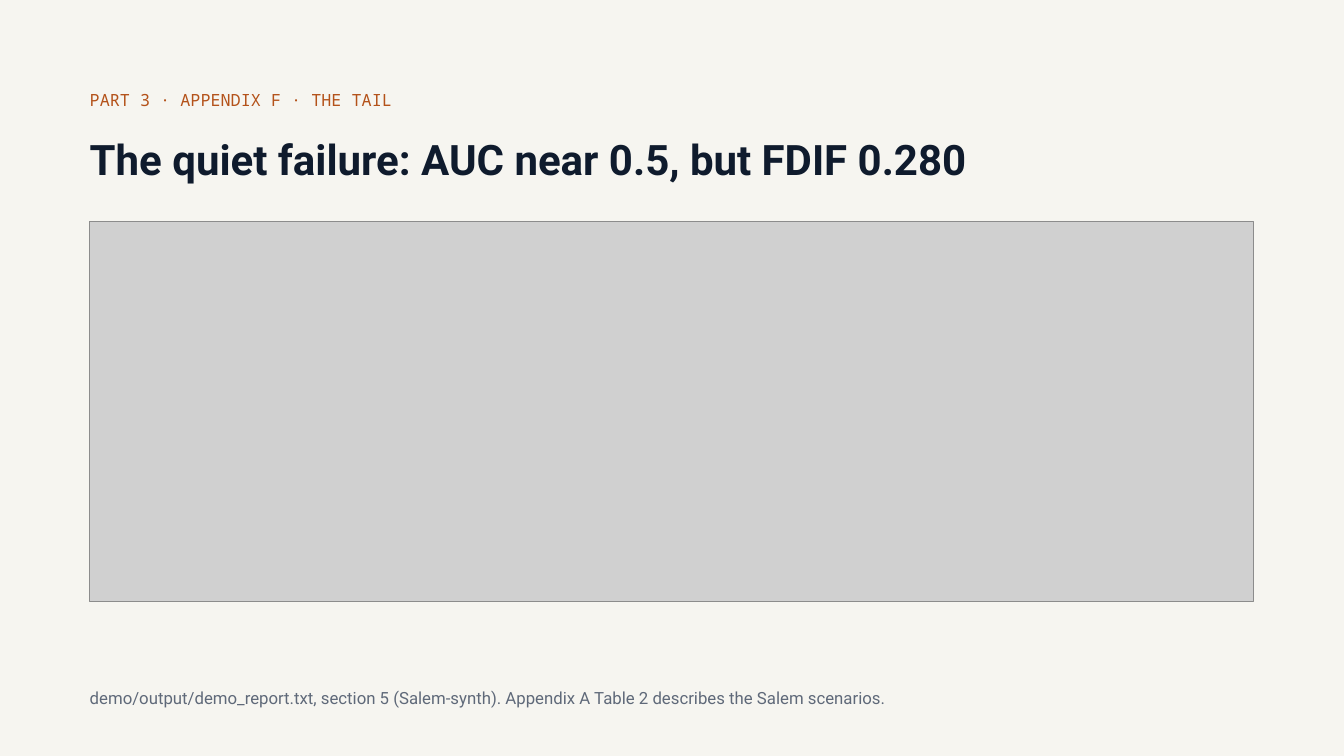
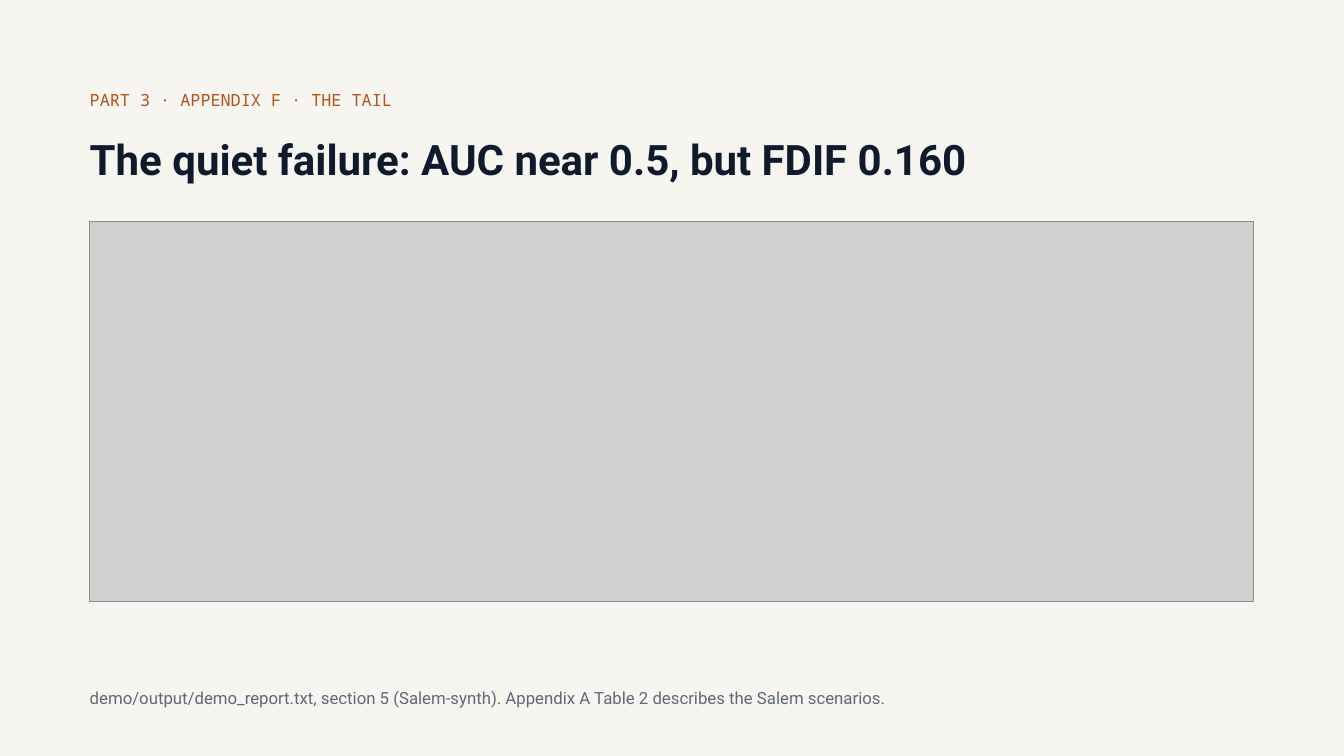
Before and after one commit to olonok69/graimatter_ML, a slide deck: slide 29 of docs/Adversarial_ML.pptx. Drawn at 1344x756 pixels with LibreOffice and Linux fonts; fonts in the diff are those of the drawing; grey boxes stand for pictures. Boxes give left, top, right and bottom in pixels: in the first picture for what was removed or moved away, otherwise in the second. Text is boxed around its words. In the diff, an @@ line names an element or a change of style, - is before the commit and + after.

```diff
--- a/docs/Adversarial_ML.pptx
+++ b/docs/Adversarial_ML.pptx
@@ title at <box>90,143,966,184</box>: text changed @@
-The quiet failure: AUC near 0.5, but FDIF 0.280
+The quiet failure: AUC near 0.5, but FDIF 0.160
```
Also in this commit, not shown: 13 other files.
